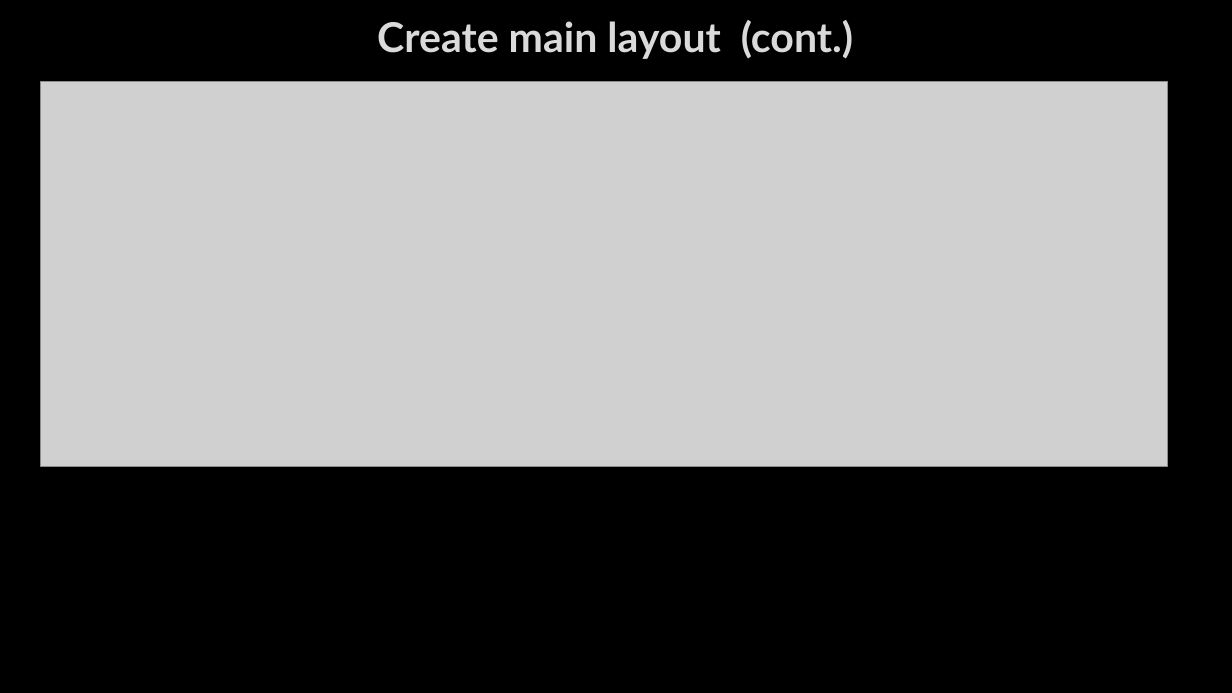
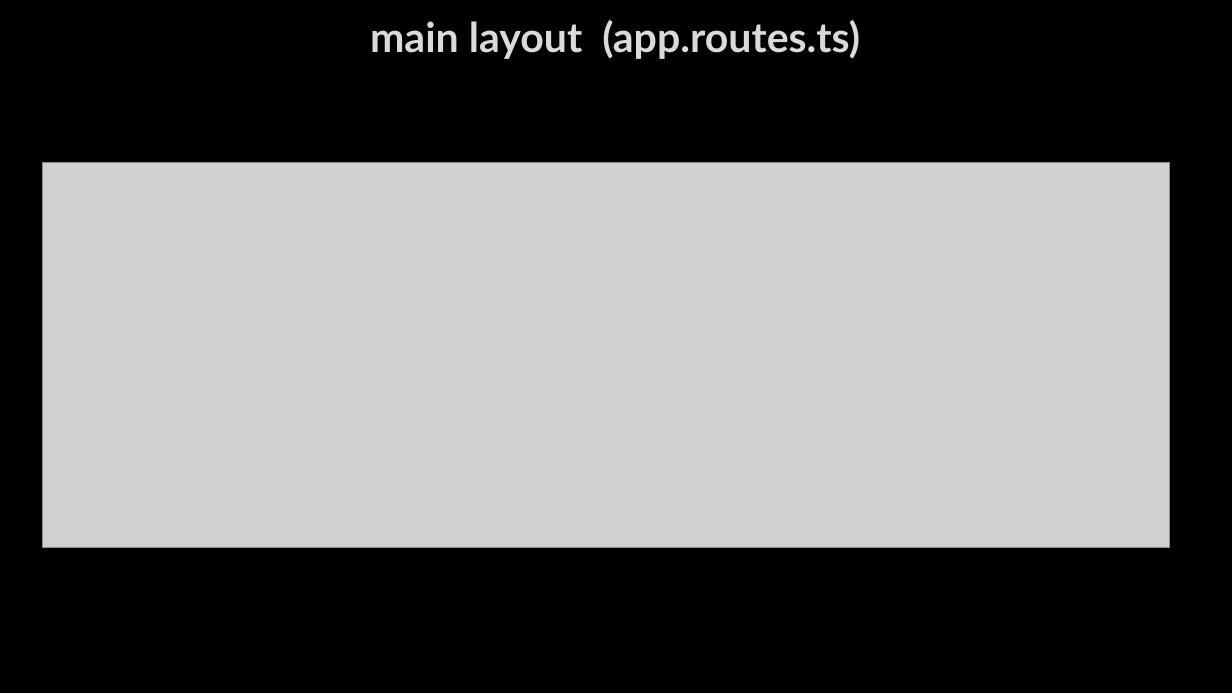
Before and after one commit to AhmedMohamedSamir1/Summary, a slide deck: slide 46 of Angular & type script/Angular.pptx (slide 37 before the commit). Drawn at 1232x693 pixels with LibreOffice and Linux fonts; fonts in the diff are those of the drawing; grey boxes stand for pictures; background and template pictures are left out. Boxes give left, top, right and bottom in pixels: in the first picture for what was removed or moved away, otherwise in the second. Text is boxed around its words. In the diff, an @@ line names an element or a change of style, - is before the commit and + after.

```diff
--- a/Angular & type script/Angular.pptx
+++ b/Angular & type script/Angular.pptx
@@ title at [370,20,860,59]: text changed @@
-Create main layout (cont.)
+main layout (app.routes.ts)
@@ picture: place and size @@
-picture at [41,81,1168,466]
+picture at [43,163,1170,547]
```
Also in this commit, not shown: 4 other slides changed, 22 slides added, 1 slide removed.
